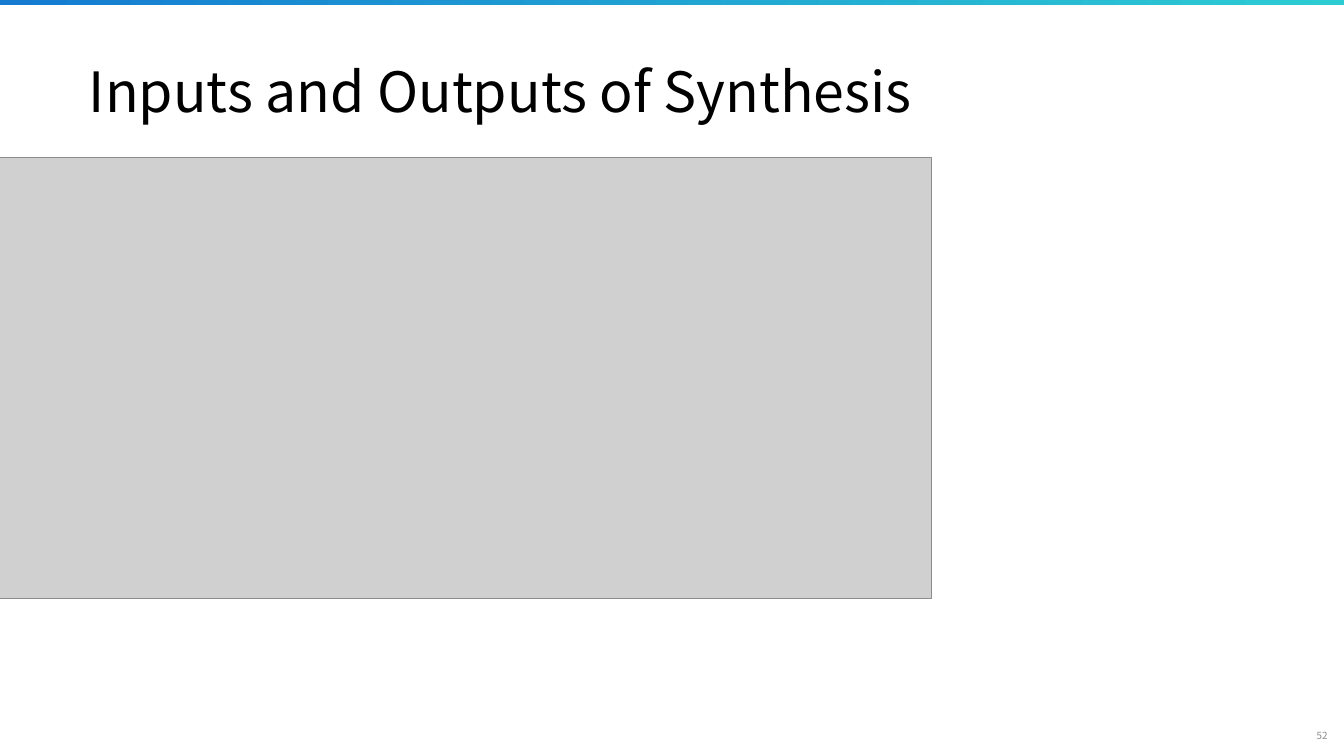
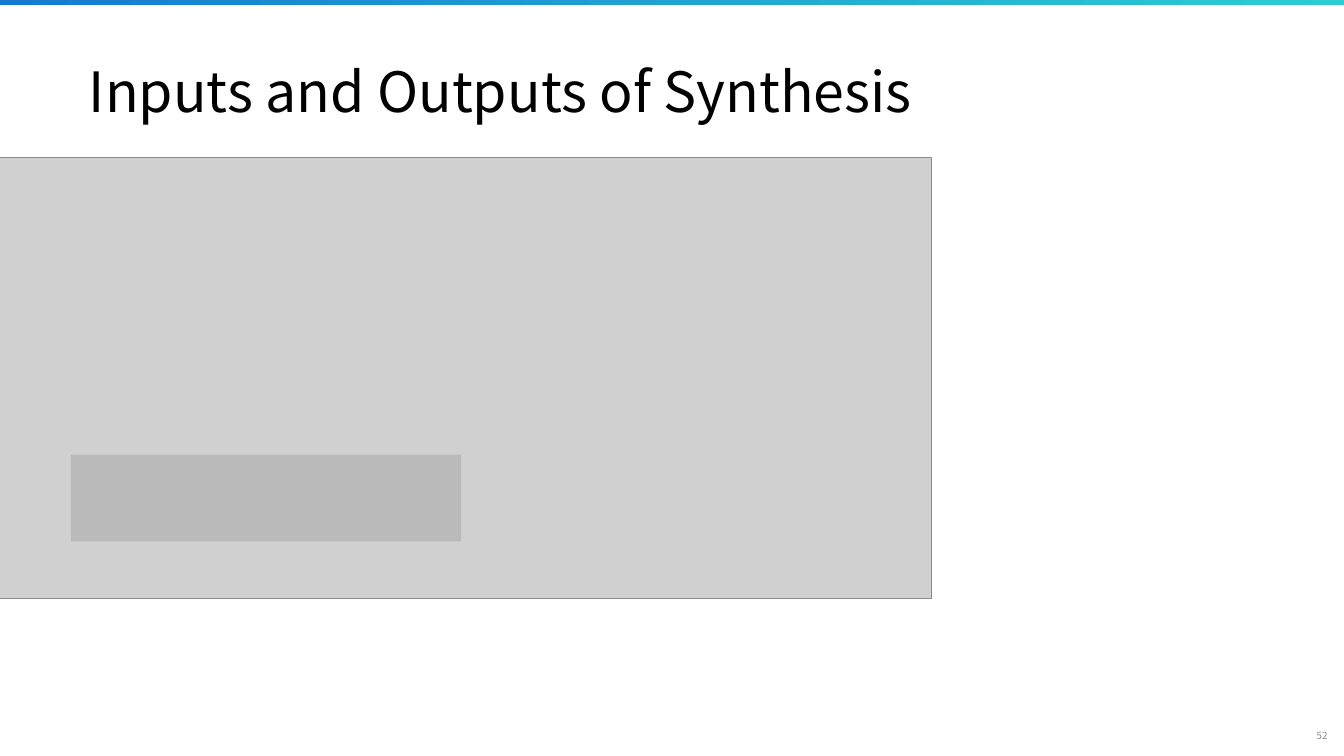
Before and after one commit to siliconground/Digital_Implementation_101, a slide deck: slide 52 of lecture_materials/Digital_Implementation101_1.pptx. Drawn at 1344x756 pixels with LibreOffice and Linux fonts; fonts in the diff are those of the drawing; grey boxes stand for pictures; background and template pictures are left out. Boxes give left, top, right and bottom in pixels: in the first picture for what was removed or moved away, otherwise in the second. Text is boxed around its words. In the diff, an @@ line names an element or a change of style, - is before the commit and + after.

Commit message:
Revised lecture #1

```diff
--- a/lecture_materials/Digital_Implementation101_1.pptx
+++ b/lecture_materials/Digital_Implementation101_1.pptx
@@ rectangle added at <box>71,455,461,541</box>, fill #A5A5A5 at 50% opacity @@
```
